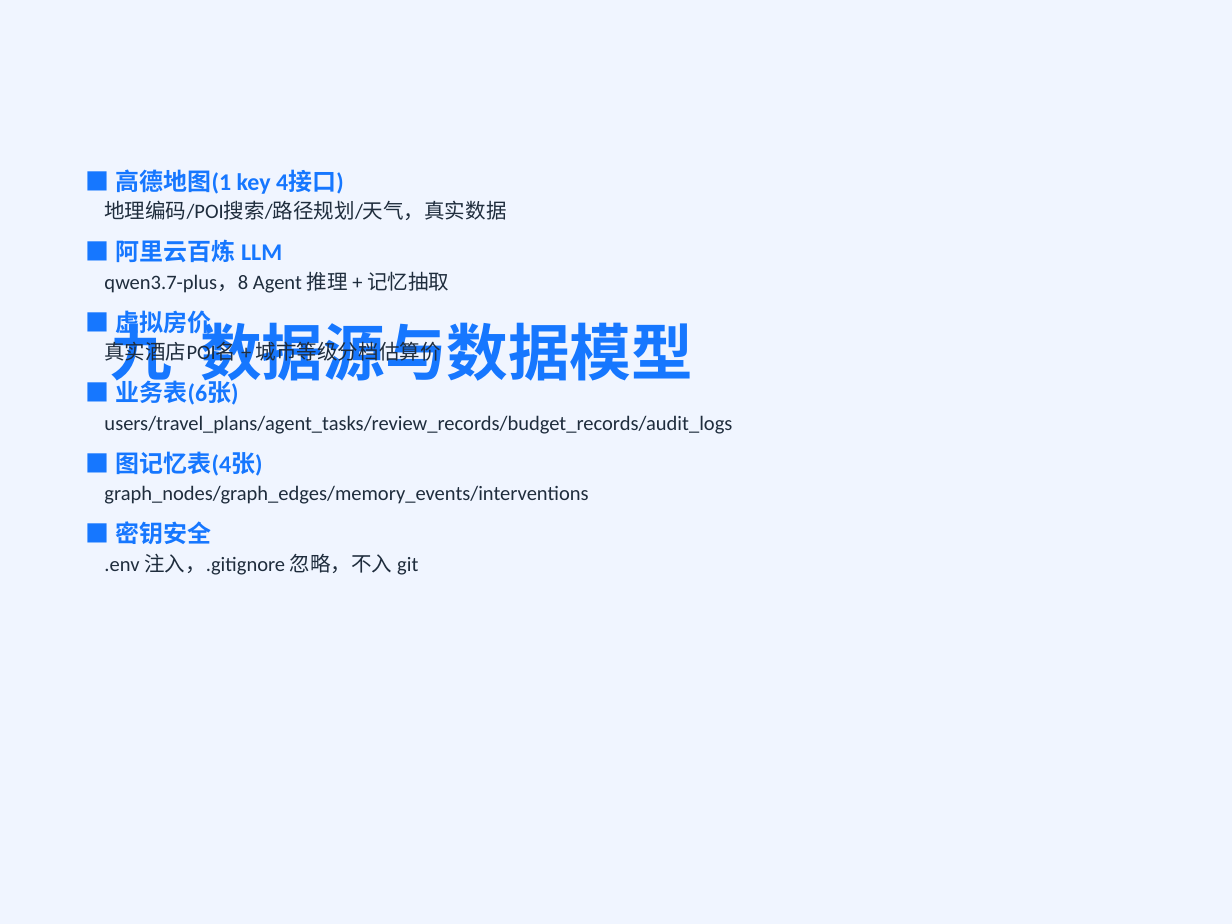
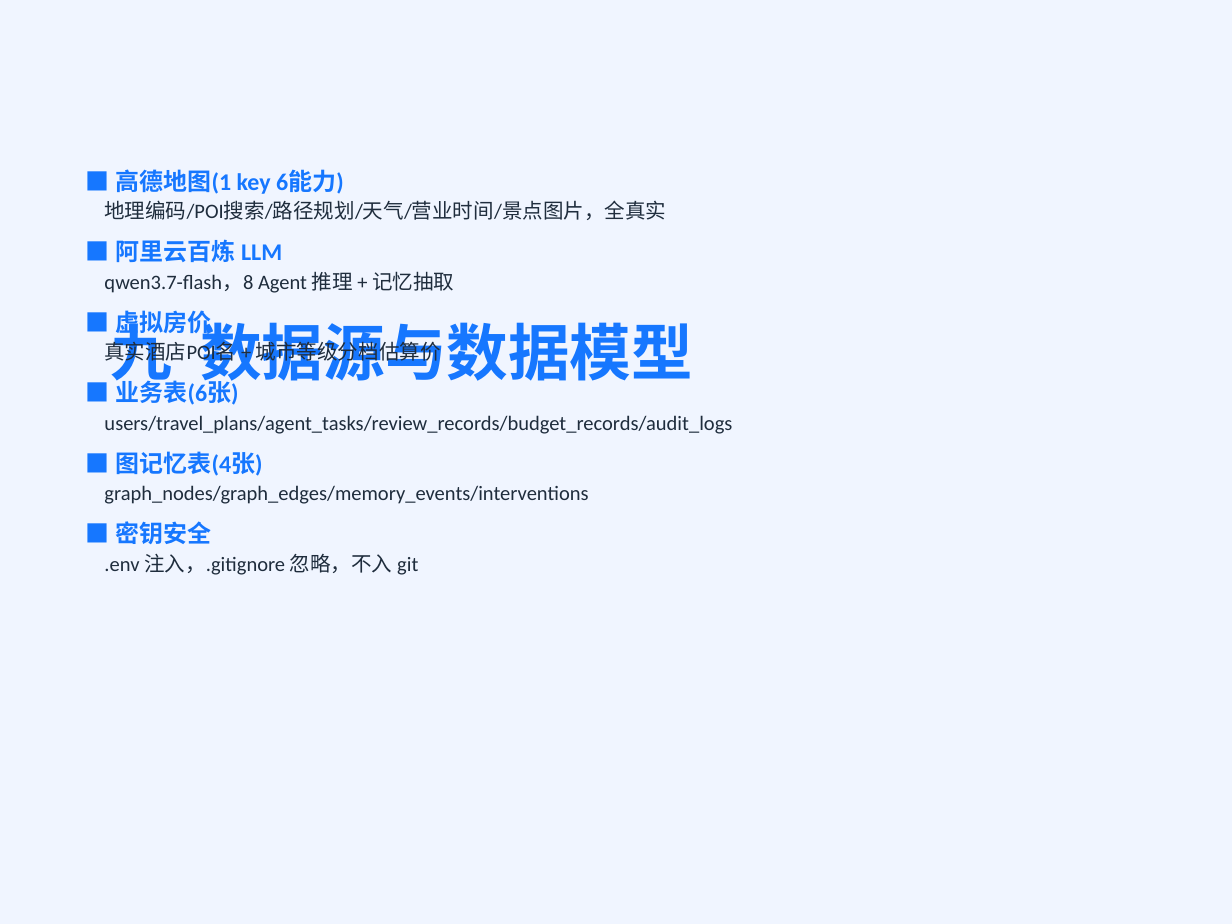
Before and after one commit to 1111776/wenlv, a slide deck: slide 11 of docs/项目讲解.pptx. Drawn at 1232x924 pixels with LibreOffice and Linux fonts; fonts in the diff are those of the drawing. Boxes give left, top, right and bottom in pixels: in the first picture for what was removed or moved away, otherwise in the second. Text is boxed around its words. In the diff, an @@ line names an element or a change of style, - is before the commit and + after.

```diff
--- a/docs/项目讲解.pptx
+++ b/docs/项目讲解.pptx
@@ text at box(104, 169, 666, 220): text changed @@
-■ 高德地图(1 key 4接口)
-地理编码/POI搜索/路径规划/天气，真实数据
+■ 高德地图(1 key 6能力)
+地理编码/POI搜索/路径规划/天气/营业时间/景点图片，全真实
@@ text at box(104, 271, 454, 293): text changed @@
-qwen3.7-plus，8 Agent 推理 + 记忆抽取
+qwen3.7-flash，8 Agent 推理 + 记忆抽取
```
Also in this commit, not shown: 3 other slides changed, 13 other files.
